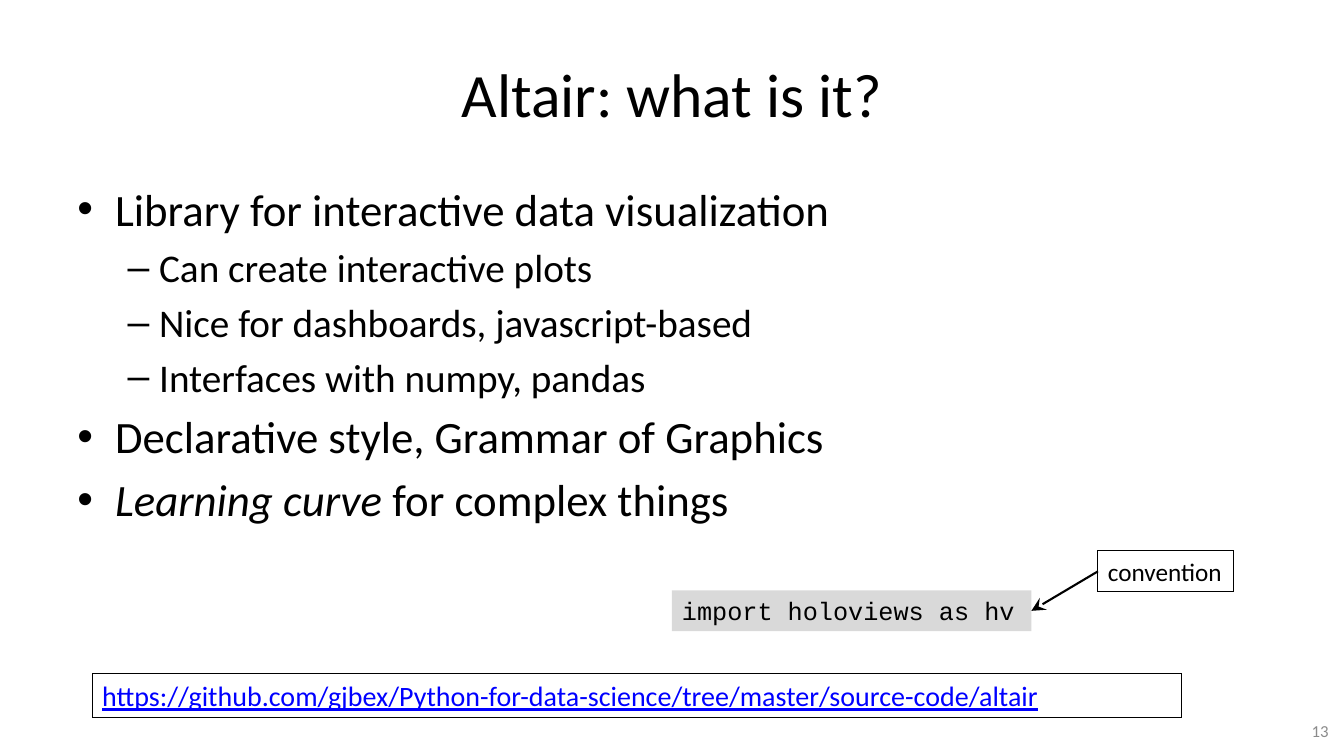
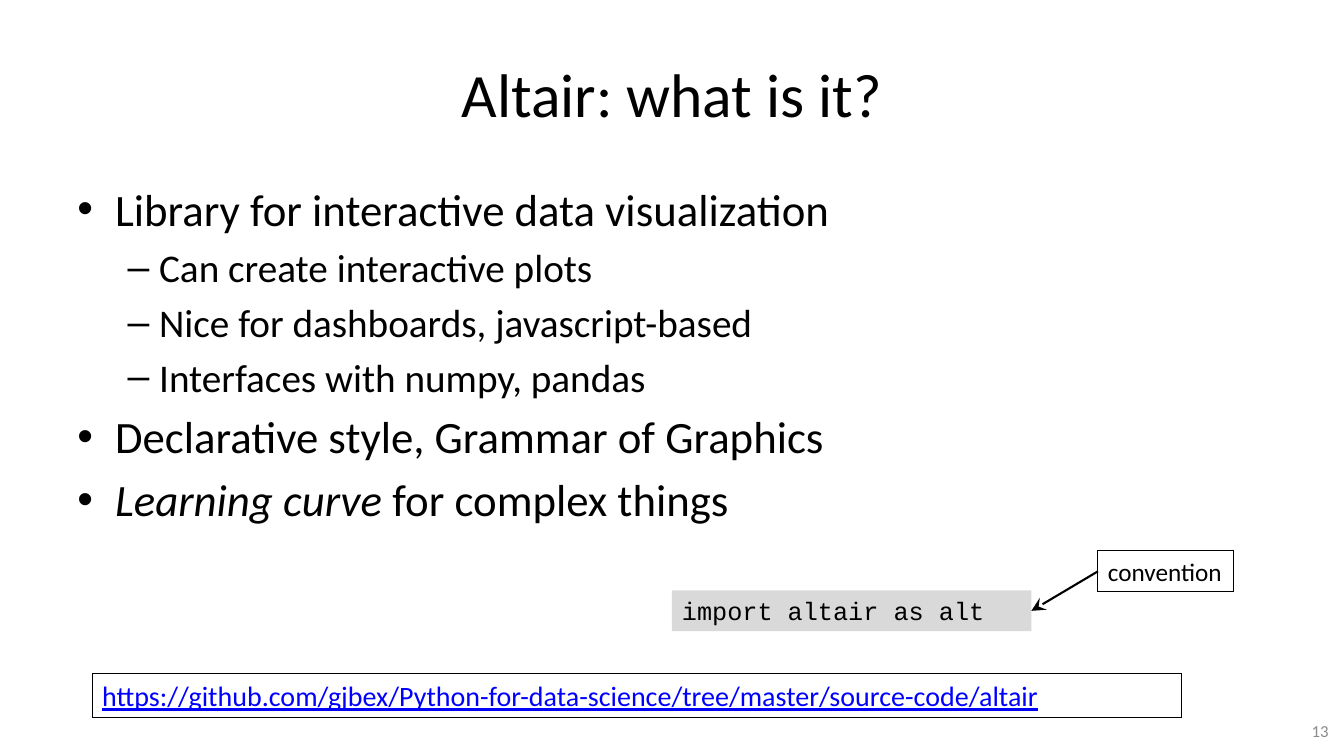
Before and after one commit to gjbex/Python-for-data-science, a slide deck: slide 13 of python_for_data_science.pptx. Drawn at 1344x756 pixels with LibreOffice and Linux fonts; fonts in the diff are those of the drawing. Boxes give left, top, right and bottom in pixels: in the first picture for what was removed or moved away, otherwise in the second. Text is boxed around its words. In the diff, an @@ line names an element or a change of style, - is before the commit and + after.

Commit message:
Fix typos

```diff
--- a/python_for_data_science.pptx
+++ b/python_for_data_science.pptx
@@ text in rectangle at box(682, 602, 984, 626): text changed @@
-import holoviews as hv
+import altair as alt
```
Also in this commit, not shown: 1 other slide changed.
